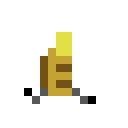
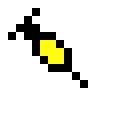
Comparing the layer stacks of the two (128, 128) images. Changes:
added layer "Layer 16" above "Layer 15" over box(8, 8, 88, 88)
hid "Layer 6" over box(40, 48, 72, 96)
hid "Layer 5" over box(40, 40, 72, 96)
hid "Layer 4" over box(24, 32, 96, 104)
hid "Layer 2" over box(40, 40, 80, 96)
